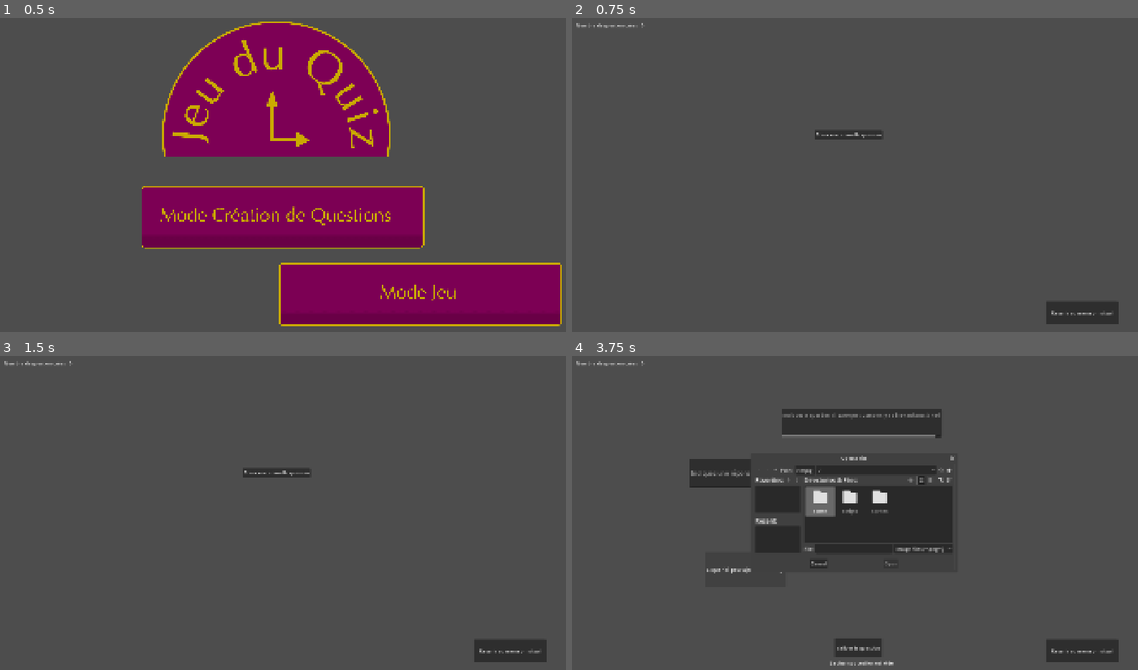
Above: before the commit, frames 1-4 (two rows, left to right).
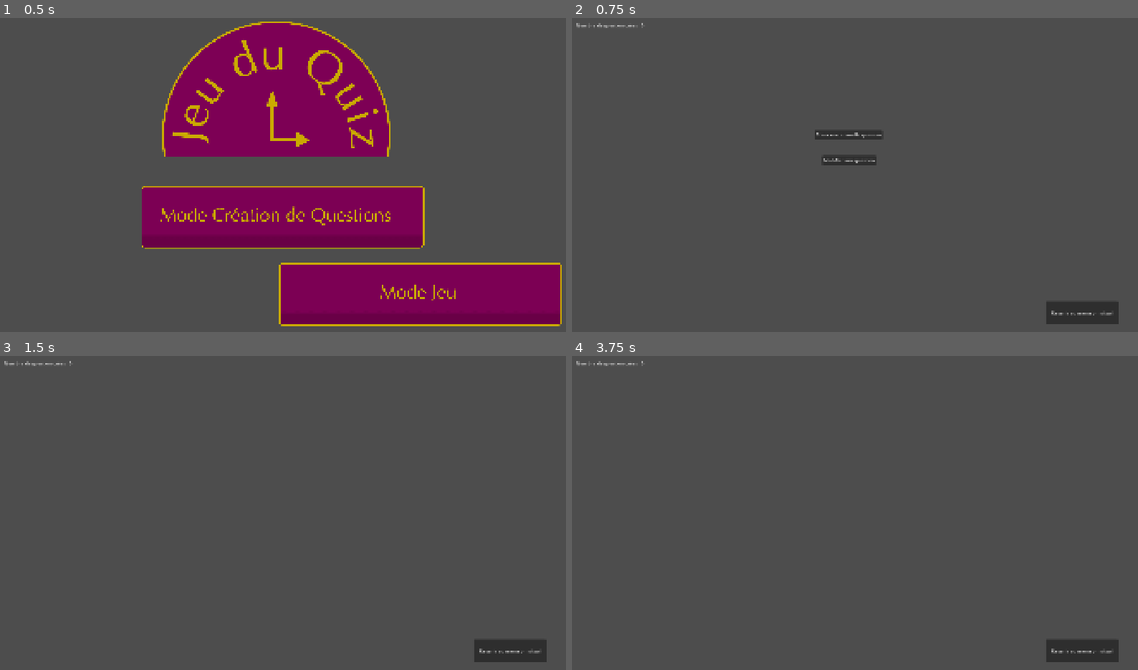
Above: after the commit, the same moments.

Repository: GeekhaNoth/projet-lab
Game: Godot game, scene res://scene/main_scene.tscn
Two runs of this game, one before a commit and one after it. Both use one fixed random seed, a clock stepped at 60 frames per second and the inputs below.
Inputs (mouse positions are in pixels of both pictures, inside the frame that each line leads up to):
- Up to frame 1 (0.5 s): no input
- Up to frame 2 (0.75 s): click (855, 212) at 0.5 s
- Up to frame 3 (1.5 s): click (277, 497) at 1.25 s, where only the run after the commit has a clickable "Modifier une question"
- Up to frame 4 (3.75 s): click (849, 472) at 2 s, where only the run before the commit has a clickable "Créer une nouvelle question"; click (860, 648) at 2.75 s, where only the run before the commit has a clickable "Valider la question"; click (747, 569) at 3.5 s, where only the run before the commit has a clickable "Cliquer ici pour ajouter une …"

Frame 1 is identical in both runs. In frame 2, 0.2% of the frame differs, in the area x 44-54%, y 44-47%; in frame 3, 0.3%; in frame 4, 11%, in the area x 20-68%, y 16-99%.

Commit message:
modify question feature WIP (working but needs huge refactoring

Diff:
--- a/scene/question_maker.tscn
+++ b/scene/question_maker.tscn
@@ -2,14 +2,17 @@
 
 [ext_resource type="Script" uid="uid://b8fg2cjd4x8ek" path="res://scripts/questionMaker.gd" id="1_u0xl1"]
 
-[node name="QuestionMaker" type="Node2D" unique_id=1670134801 node_paths=PackedStringArray("button_create_question", "button_validate_question", "button_add_image", "question_edit")]
+[node name="QuestionMaker" type="Node2D" unique_id=1670134801 node_paths=PackedStringArray("button_create_question", "button_validate_question", "button_add_image", "question_edit", "button_modify_question", "button_validate_modif")]
 script = ExtResource("1_u0xl1")
 button_create_question = NodePath("NewQuestion")
 button_validate_question = NodePath("ValidateQuestion")
 button_add_image = NodePath("AddImageButton")
 question_edit = NodePath("TextEdit/QuestionEdit")
+button_modify_question = NodePath("ModifyButton")
+button_validate_modif = NodePath("ValidateModif")
 
 [node name="NewQuestion" type="Button" parent="." unique_id=1623017771]
+z_index = 1
 offset_left = 828.0
 offset_top = 376.0
 offset_right = 1055.0
@@ -185,8 +188,39 @@
 text = "Revenir au menu principal"
 autowrap_mode = 3
 
+[node name="ModifyButton" type="Button" parent="." unique_id=935345552]
+z_index = 1
+offset_left = 853.0
+offset_top = 462.0
+offset_right = 1033.0
+offset_bottom = 493.0
+text = "Modifier une question"
+
+[node name="GridContainer" type="GridContainer" parent="." unique_id=1336607358]
+visible = false
+anchors_preset = 8
+anchor_left = 0.5
+anchor_top = 0.5
+anchor_right = 0.5
+anchor_bottom = 0.5
+offset_left = 131.0
+offset_top = 20.0
+offset_right = 1769.0
+offset_bottom = 1060.0
+grow_horizontal = 2
+grow_vertical = 2
+
+[node name="ValidateModif" type="Button" parent="." unique_id=1070120817]
+visible = false
+offset_left = 924.0
+offset_top = 873.0
+offset_right = 1013.0
+offset_bottom = 899.0
+text = "Valider la modification"
+
 [connection signal="pressed" from="NewQuestion" to="." method="_create_question"]
 [connection signal="pressed" from="ValidateQuestion" to="." method="_validate_question"]
 [connection signal="file_selected" from="FileDialog" to="." method="_on_file_dialog_file_selected"]
 [connection signal="pressed" from="AddImageButton" to="." method="_put_visible_file_dialog"]
 [connection signal="pressed" from="QuizButton" to="." method="_back_to_menu"]
+[connection signal="pressed" from="ModifyButton" to="." method="_modify_question_menu"]
--- a/scripts/questionMaker.gd
+++ b/scripts/questionMaker.gd
@@ -3,6 +3,8 @@
 @export var button_validate_question : Button
 @export var button_add_image : Button
 @export var question_edit : TextEdit
+@export var button_modify_question : Button
+@export var button_validate_modif : Button
 
 @onready var file_dialog = $FileDialog
 @onready var option_button = $OptionButton
@@ -10,6 +12,7 @@
 $TextEdit/AddAnswer2Button/Answer2Edit,
 $TextEdit/AddAnswer3Button/Answer3Edit,
 $TextEdit/AddAnswer4Button/Answer4Edit]
+@onready var container = $GridContainer
 
 var selected_image_path := ""
 # Called when the node enters the scene tree for the first time.
@@ -18,6 +21,7 @@
 	button_validate_question.get_child(0).set_visible(false)
 	$CounterNumberQuestion.text = "Nombre de question crées : " + str(_counter_number_line())
 	_setup_button()
+	container.hide()
 
 func _setup_button():
 	for i in range(line_edit.size()):
@@ -53,9 +57,14 @@
 		return false
 	return true
 
+func _hide_main_button():
+	button_create_question.hide()
+	button_modify_question.hide()
+
 func _create_question():
-	button_create_question.hide()
+	_hide_main_button()
 	_change_node_visibility(true)
+	button_validate_question.show()
 
 func _add_in_csv():
 	var csv_file = _check_if_csv_exist()
@@ -95,7 +104,6 @@
 		return FileAccess.open(csv_file_root, FileAccess.WRITE_READ)
 
 func _change_node_visibility(state):
-	button_validate_question.set_visible(state)
 	question_edit.set_visible(state)
 	button_add_image.set_visible(state)
 	line_edit[0].set_visible(state)
@@ -132,3 +140,73 @@
 
 func _back_to_menu():
 	get_tree().change_scene_to_file("res://scene/main_scene.tscn")
+
+func _modify_question_menu():
+	_hide_main_button()
+	var csv_file = _check_if_csv_exist()
+	_create_list_question(csv_file)
+
+func _create_list_question(file):
+	container.show()
+	var csv_rows = []
+	while not file.eof_reached():
+		var line = file.get_csv_line(";")
+
+		if line.size() == 0:
+			continue
+
+		if line[0].strip_edges() == "":
+			continue
+		csv_rows.append(line)
+	for i in range(csv_rows.size()):
+		var button = Button.new()
+		button.text = csv_rows[i][0]
+		container.add_child(button)
+		button.add_theme_font_size_override("font_size", 48)
+		button.pressed.connect(_modify_question.bind(csv_rows, i))
+
+func _modify_question(csv_rows, index):
+	container.hide()
+	option_button.show()
+	var csv_line = csv_rows[index]
+	question_edit.text = csv_line[0]
+	question_edit.show()
+	var last_index = csv_line.size()-1
+	last_index += _image_setup(csv_line[last_index])
+	for i in range(1, last_index):
+		line_edit[i-1].text = csv_line[i]
+		line_edit[i-1].get_parent().show()
+		line_edit[i-1].get_parent().self_modulate.a = 0
+		line_edit[i-1].show()
+		option_button.add_item(line_edit[i-1].text, i-1)
+	button_validate_modif.show()
+	button_validate_modif.pressed.connect(_make_modif_in_csv.bind(index, csv_rows), CONNECT_ONE_SHOT)
+
+func _make_modif_in_csv(index, csv_rows):
+	var string_to_csv = []
+	string_to_csv.append(question_edit.text)
+	for element in line_edit:
+		if (element.text.strip_edges() != ""):
+			string_to_csv.append(element.text)
+
+	string_to_csv.append(option_button.get_item_text(option_button.selected))
+	if (selected_image_path != ""):
+		string_to_csv.append(_put_img_in_csv())
+
+	csv_rows[index] = string_to_csv
+	var file = _check_if_csv_exist()
+	for line in csv_rows:
+		file.store_csv_line(line, ";")
+
+	file.close()
+	get_tree().reload_current_scene()
+
+func _image_setup(location) -> int:
+	if (_image_check(location)):
+		return -1
+	else:
+		return 0
+
+func _image_check(location):
+	var path_image = "user://images/" + location
+	return FileAccess.file_exists(path_image)
